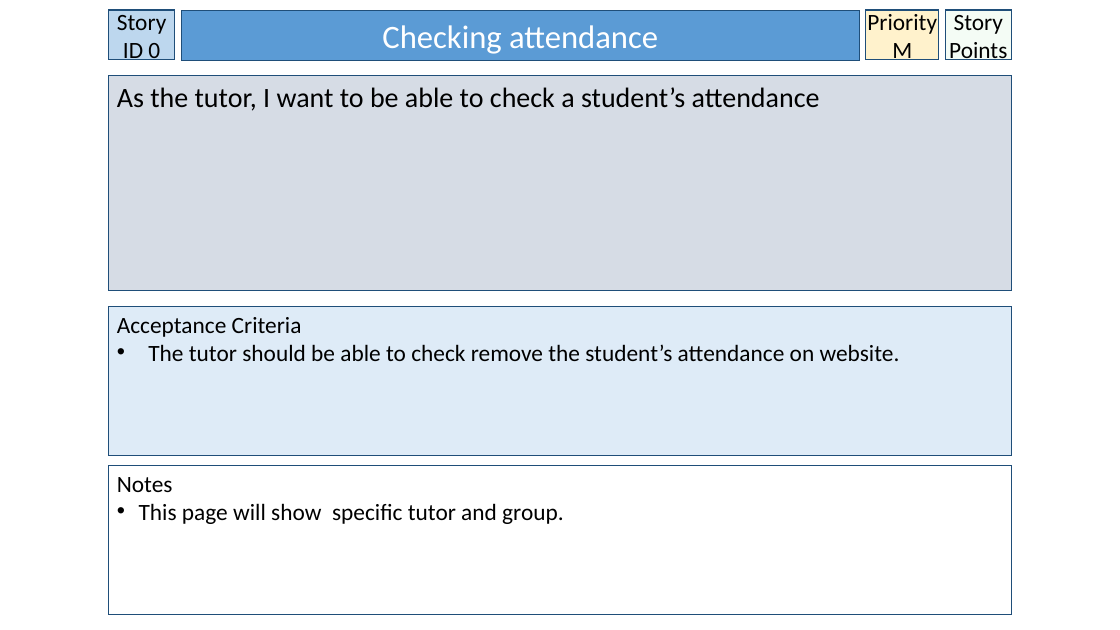
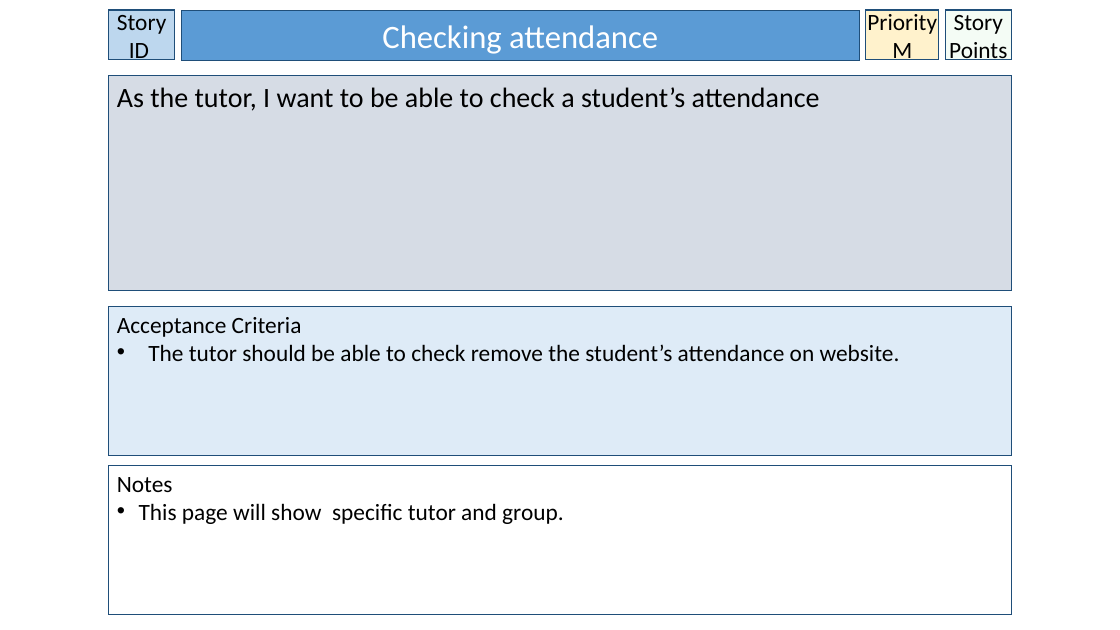
Before and after one commit to BrissyKim/group14, a slide deck: slide 4 of User_story/Seyoung User Stories.pptx. Drawn at 1120x630 pixels with LibreOffice and Linux fonts; fonts in the diff are those of the drawing. Boxes give left, top, right and bottom in pixels: in the first picture for what was removed or moved away, otherwise in the second. Text is boxed around its words. In the diff, an @@ line names an element or a change of style, - is before the commit and + after.

```diff
--- a/User_story/Seyoung User Stories.pptx
+++ b/User_story/Seyoung User Stories.pptx
@@ text in rectangle at [117,10,166,64]: text changed @@
-Story ID 0
+Story ID
```
Also in this commit, not shown: 5 other slides changed.
